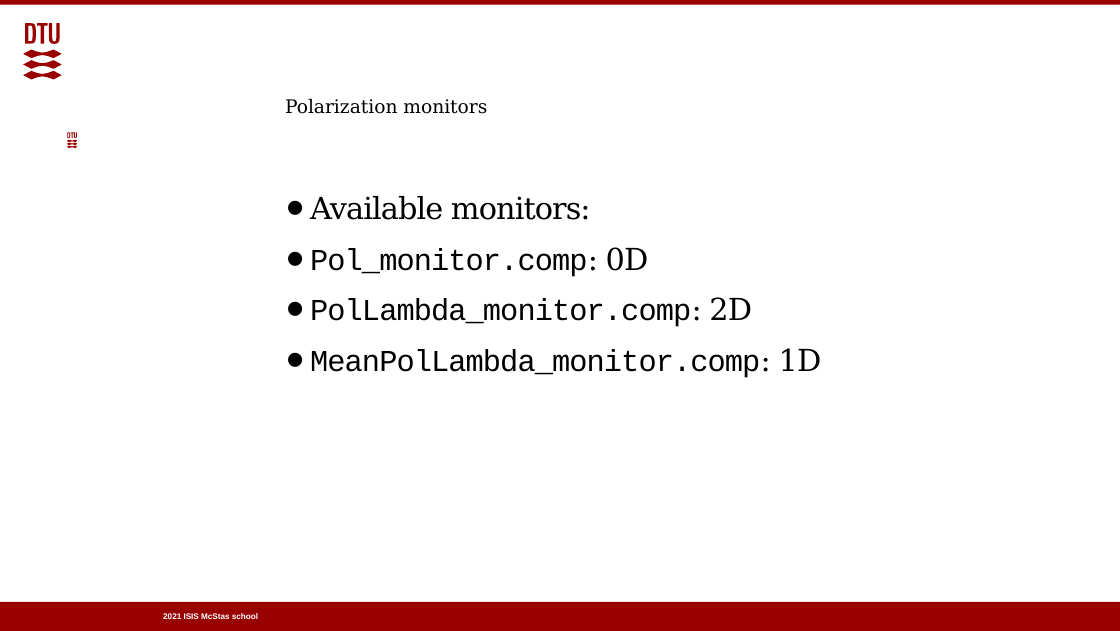
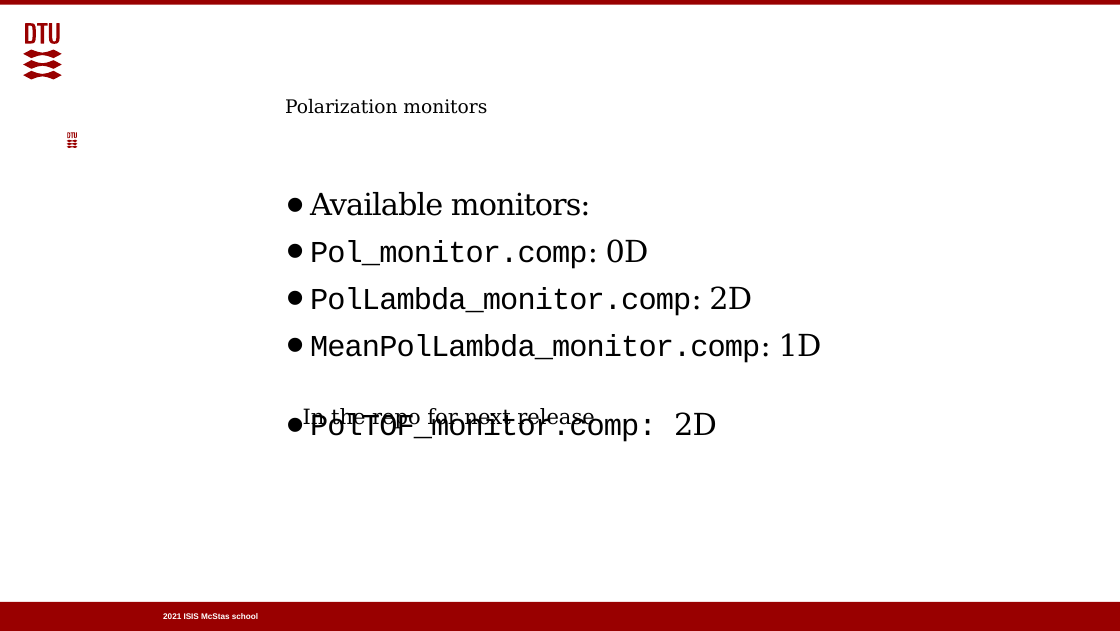
Before and after one commit to McStasMcXtrace/Schools, a slide deck: slide 6 of ISIS_April_2021/Wednesday_April_14th/1_Polarisation,_Optim_tools/Polarised_neutrons_in_McStas.odp (slide 7 before the commit). Drawn at 1120x631 pixels with LibreOffice and Linux fonts; fonts in the diff are those of the drawing; background and template pictures are left out. Boxes give left, top, right and bottom in pixels: in the first picture for what was removed or moved away, otherwise in the second. Text is boxed around its words. In the diff, an @@ line names an element or a change of style, - is before the commit and + after.

Commit message:
new version

```diff
--- a/ISIS_April_2021/Wednesday_April_14th/1_Polarisation,_Optim_tools/Polarised_neutrons_in_McStas.odp
+++ b/ISIS_April_2021/Wednesday_April_14th/1_Polarisation,_Optim_tools/Polarised_neutrons_in_McStas.odp
@@ text at bbox=[310, 192, 822, 363]: line spacing 1 to 0.9 @@
@@ text added at bbox=[303, 408, 594, 429], 18 pt, text #000000 @@
+In the repo for next release
@@ text at bbox=[310, 412, 717, 442]: paragraph added @@
+• PolTOF_monitor.comp: 2D
```
Also in this commit, not shown: 5 other slides changed, 1 slide added, 7 slides removed.
